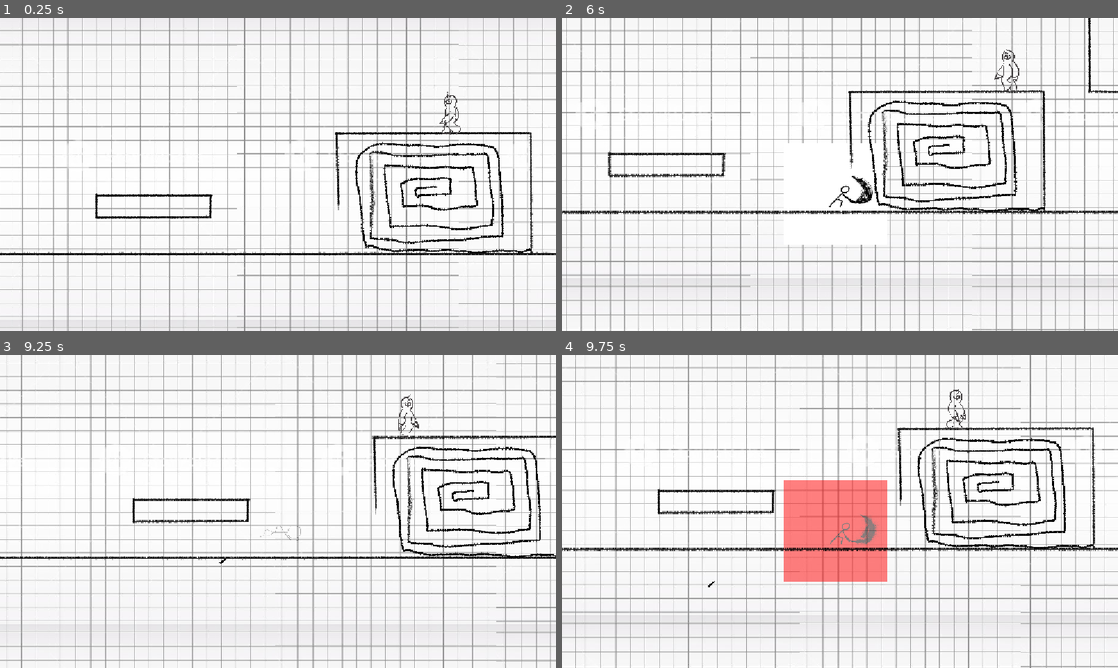
Above: before the commit, frames 1-4 (two rows, left to right).
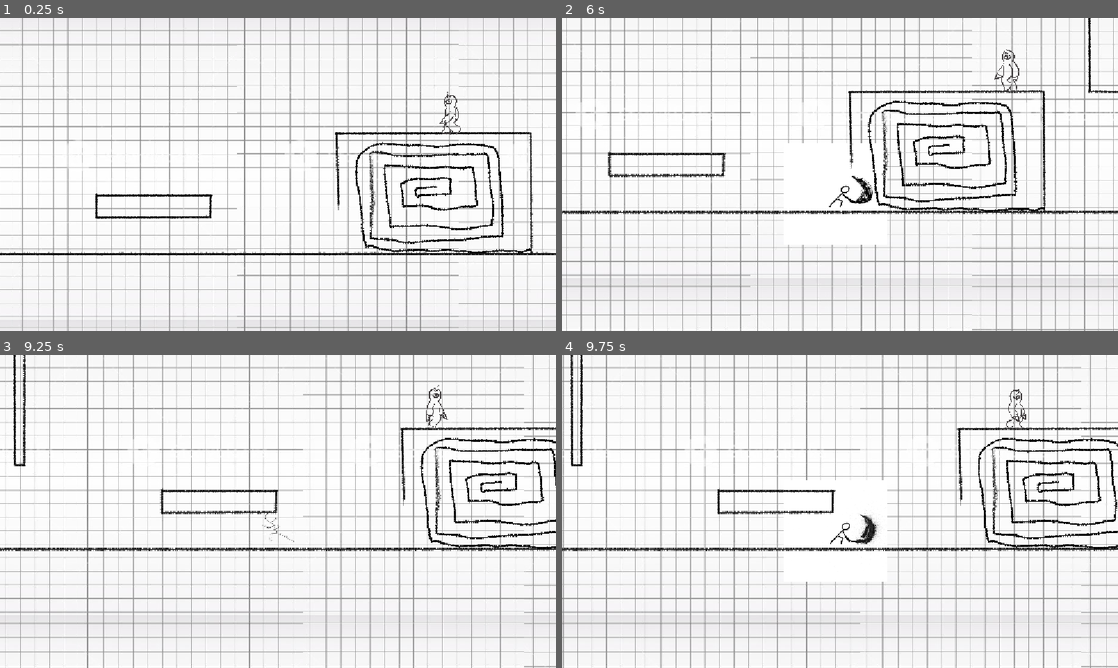
Above: after the commit, the same moments.

Repository: mortex1111/zavrsni
Game: Godot game, scene res://temp/temp_map.tscn
Two runs of this game, one before a commit and one after it. Both use one fixed random seed, a clock stepped at 60 frames per second and the inputs below.
Inputs (mouse positions are in pixels of both pictures, inside the frame that each line leads up to):
- Up to frame 1 (0.25 s): no input
- Up to frame 2 (6 s): tap Enter (ui_accept) at 0.5, 0.77, 1.52, 3.02, 3.77, 4.52 s; move the mouse to (812, 237) at 0.52 s; press the mouse at (812, 237) at 0.53 s; hold Right (ui_right) 0.53-2.03 s; move the mouse to (1006, 221) at 1.27 s; release the mouse at (1006, 221) at 1.28 s; tap Shift (air_dodge) at 1.35, 3.6, 5.85 s; click (1006, 221) at 1.55 s; move the mouse to (673, 127) at 2.02 s; press the mouse at (673, 127) at 2.03 s; hold Left (ui_left) 2.03-4.28 s; move the mouse to (867, 174) at 2.77 s; release the mouse at (867, 174) at 2.78 s; click (867, 174) at 2.85 s; move the mouse to (756, 96) at 3.52 s; press the mouse at (756, 96) at 3.53 s; move the mouse to (962, 158) at 4.27 s; release the mouse at (962, 158) at 4.28 s; hold Right (ui_right) from 4.28 s (still down); click (962, 158) at 4.35 s; move the mouse to (728, 190) at 5.02 s; press the mouse at (728, 190) at 5.03 s; move the mouse to (895, 105) at 5.77 s; release the mouse at (895, 105) at 5.78 s
- Up to frame 3 (9.25 s): tap Enter (ui_accept) at 6.02, 6.77, 7.52, 9.02 s; click (333, 442) at 6.05 s; move the mouse to (250, 574) at 6.52 s; press the mouse at (250, 574) at 6.53 s; move the mouse to (444, 558) at 7.27 s; release the mouse at (444, 558) at 7.28 s; click (444, 558) at 7.35 s; move the mouse to (111, 464) at 8.02 s; release Right (ui_right) at 8.03 s; press the mouse at (111, 464) at 8.03 s; hold Left (ui_left) from 8.03 s (still down); tap Shift (air_dodge) at 8.1 s; move the mouse to (305, 511) at 8.77 s; release the mouse at (305, 511) at 8.78 s; click (305, 511) at 8.85 s
- Up to frame 4 (9.75 s): move the mouse to (756, 433) at 9.52 s; release Left (ui_left) at 9.53 s; press the mouse at (756, 433) at 9.53 s; hold Right (ui_right) from 9.53 s (still down)

Frames 1-2 are identical in both runs. In frame 3, 28% of the frame differs, in the area x 0-100%, y 0-100%; in frame 4, 22%.

Commit message:
upadate
dodao sam da enemyi umiru i okretanje playera.

Diff:
--- a/player/player.gd
+++ b/player/player.gd
@@ -216,3 +216,7 @@
 	HP -= int(area.editor_description)
 	dmgLen = dmgCoolLen
 	invizLen = dmgCoolLen * 5
+
+
+func _on_attack_area_entered(area: Area2D) -> void:
+	print("you hit an enemy")
--- a/project.godot
+++ b/project.godot
@@ -81,6 +81,7 @@
 
 2d_physics/layer_2="attackPlayer"
 2d_physics/layer_3="enemyAttack"
+2d_physics/layer_4="enemy"
 2d_physics/layer_5="obsticles(walls..)"
 2d_physics/layer_8="player"
 
--- a/scenes/player.tscn
+++ b/scenes/player.tscn
@@ -384,8 +384,9 @@
 }
 
 [node name="attack" type="Area2D" parent="."]
+editor_description = "1"
 collision_layer = 2
-collision_mask = 0
+collision_mask = 8
 
 [node name="CollisionShape2D2" type="CollisionShape2D" parent="attack"]
 position = Vector2(115.625, 7.5)
@@ -416,4 +417,5 @@
 [node name="grabMarker" type="Marker2D" parent="."]
 position = Vector2(47.5, -52.5)
 
+[connection signal="area_entered" from="attack" to="." method="_on_attack_area_entered"]
 [connection signal="area_entered" from="dmgHitbox" to="." method="_on_dmg_hitbox_area_entered"]
--- a/temp/mini_kiklop.gd
+++ b/temp/mini_kiklop.gd
@@ -1,5 +1,6 @@
 extends CharacterBody2D
 var speed = 200
+var HP = 3
 var attacking = false
 var tempAttacking = false
 var dir = -1
@@ -70,3 +71,9 @@
 @warning_ignore("unused_parameter")
 func _on_turn_2_body_exited(body: Node2D) -> void:
 	dir *= -1
+
+
+func _on_dmg_area_area_entered(area: Area2D) -> void:
+	HP -= int(area.editor_description)
+	if HP < 1:
+		queue_free()
--- a/temp/temp_map.tscn
+++ b/temp/temp_map.tscn
@@ -17,7 +17,6 @@
 [ext_resource type="Texture2D" uid="uid://c8ubcgqo1x4di" path="res://map1/interactions/levert1/Project (20251127072312).png" id="16_d0dpa"]
 [ext_resource type="Texture2D" uid="uid://dpc55cfy5qg0h" path="res://map1/interactions/levert1/Project (20251127072319).png" id="17_h8bpr"]
 [ext_resource type="PackedScene" uid="uid://df7elar4sb17f" path="res://Enemies/astronaut/astronaut.tscn" id="19_6aso7"]
-[ext_resource type="PackedScene" uid="uid://bbvhk5evg7o6y" path="res://Enemies/astronaut/astronaut_projectile.tscn" id="20_31fwx"]
 [ext_resource type="Texture2D" uid="uid://7yhbe4s6cl67" path="res://Enemies/miniKiklop/attack (20251228091842).png" id="21_jyy20"]
 [ext_resource type="Script" uid="uid://bf7gd2rlil42o" path="res://temp/mini_kiklop.gd" id="21_u8ib0"]
 [ext_resource type="Texture2D" uid="uid://u3i32j68w1tq" path="res://Enemies/miniKiklop/Project (20251228092735).png" id="22_jyy20"]
@@ -471,6 +470,9 @@
 [sub_resource type="RectangleShape2D" id="RectangleShape2D_4ujb2"]
 size = Vector2(161.875, 115)
 
+[sub_resource type="RectangleShape2D" id="RectangleShape2D_y0jtq"]
+size = Vector2(117, 173)
+
 [sub_resource type="RectangleShape2D" id="RectangleShape2D_diaxa"]
 size = Vector2(474, 91.5)
 
@@ -847,9 +849,6 @@
 position = Vector2(4309, -1966)
 radius = 500.0
 
-[node name="astronaut_projectile" parent="." instance=ExtResource("20_31fwx")]
-position = Vector2(3866, -1800)
-
 [node name="miniKiklop" type="CharacterBody2D" parent="."]
 position = Vector2(2196, -79)
 collision_layer = 0
@@ -920,6 +919,14 @@
 shape = SubResource("RectangleShape2D_4ujb2")
 disabled = true
 
+[node name="dmgArea" type="Area2D" parent="miniKiklop"]
+collision_layer = 8
+collision_mask = 2
+
+[node name="CollisionShape2D" type="CollisionShape2D" parent="miniKiklop/dmgArea"]
+position = Vector2(8.5, -2.5)
+shape = SubResource("RectangleShape2D_y0jtq")
+
 [node name="map" type="StaticBody2D" parent="."]
 collision_layer = 16
 collision_mask = 0
@@ -966,3 +973,4 @@
 [connection signal="body_entered" from="miniKiklop/Turn" to="miniKiklop" method="_on_turn_body_entered"]
 [connection signal="body_exited" from="miniKiklop/Turn2" to="miniKiklop" method="_on_turn_2_body_exited"]
 [connection signal="body_exited" from="miniKiklop/Turn3" to="miniKiklop" method="_on_turn_2_body_exited"]
+[connection signal="area_entered" from="miniKiklop/dmgArea" to="miniKiklop" method="_on_dmg_area_area_entered"]
